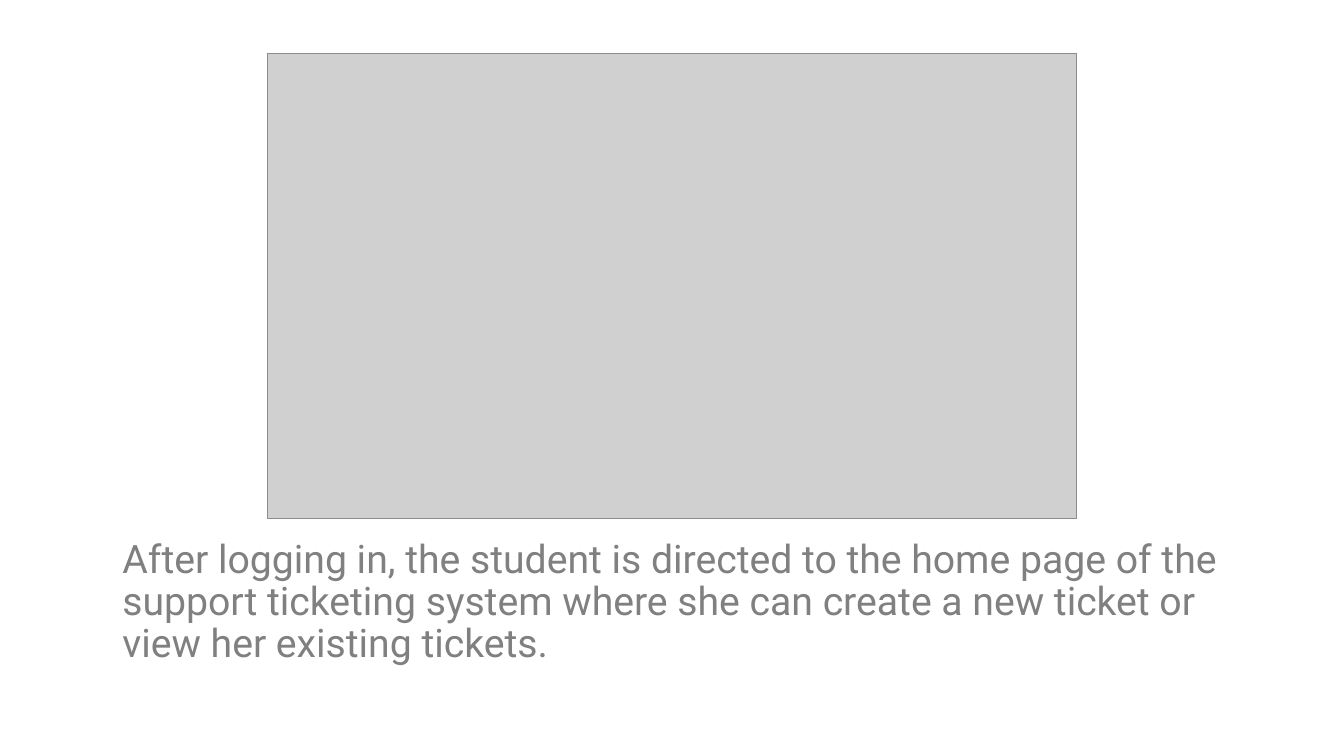
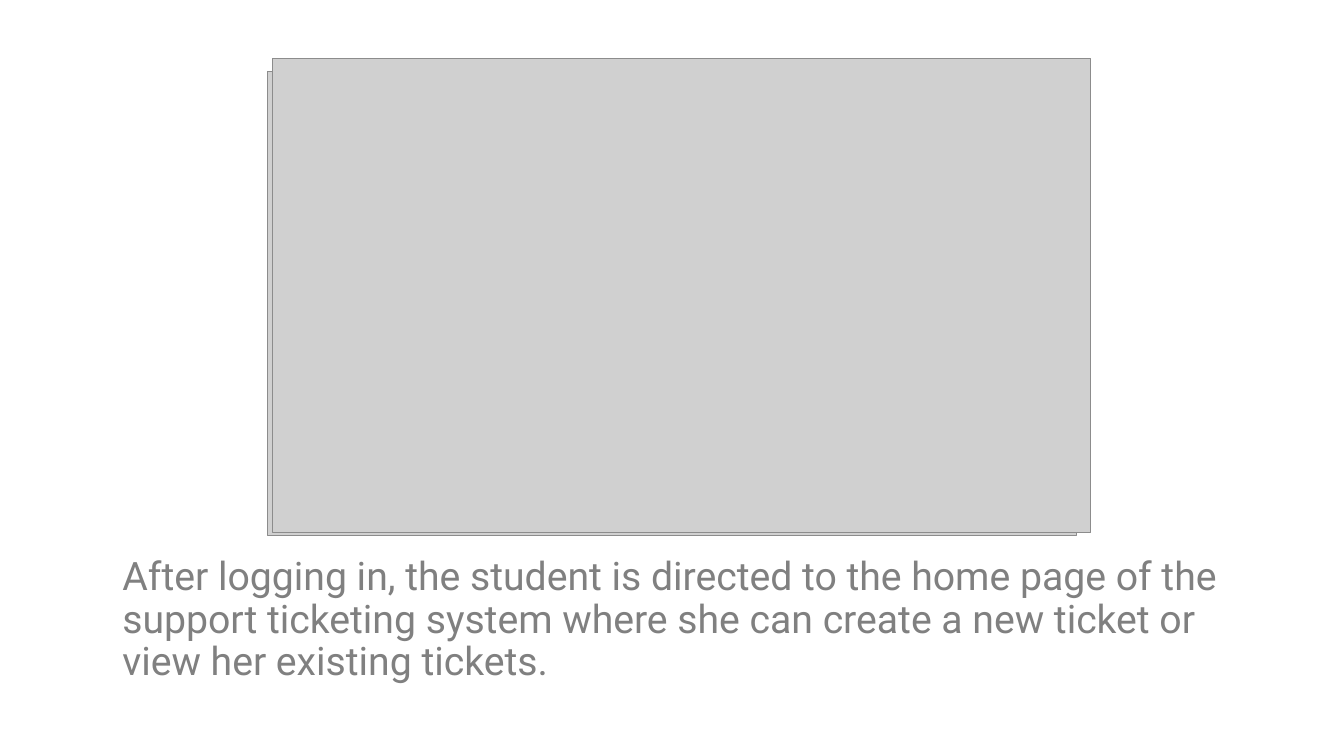
Before and after one commit to bsc-iitm/soft-engg-project-jan-2023-group-13, a slide deck: slide 4 of project/documents/m2-UserInterfaces/Storyboard - Smart Support.pptx. Drawn at 1344x756 pixels with LibreOffice and Linux fonts; fonts in the diff are those of the drawing; grey boxes stand for pictures. Boxes give left, top, right and bottom in pixels: in the first picture for what was removed or moved away, otherwise in the second. Text is boxed around its words. In the diff, an @@ line names an element or a change of style, - is before the commit and + after.

```diff
--- a/project/documents/m2-UserInterfaces/Storyboard - Smart Support.pptx
+++ b/project/documents/m2-UserInterfaces/Storyboard - Smart Support.pptx
@@ picture added at box(273, 58, 1091, 533) @@
@@ picture: place and size @@
-picture at box(268, 54, 1077, 519)
+picture at box(268, 72, 1077, 536)
@@ text "After logging in, the student ...": place and size @@
-text "After logging in, the student ..." at box(122, 543, 1216, 665)
+text "After logging in, the student ..." at box(122, 560, 1216, 683)
```
Also in this commit, not shown: 2 other slides changed, 5 slides added, 1 slide removed, 1 other file.
